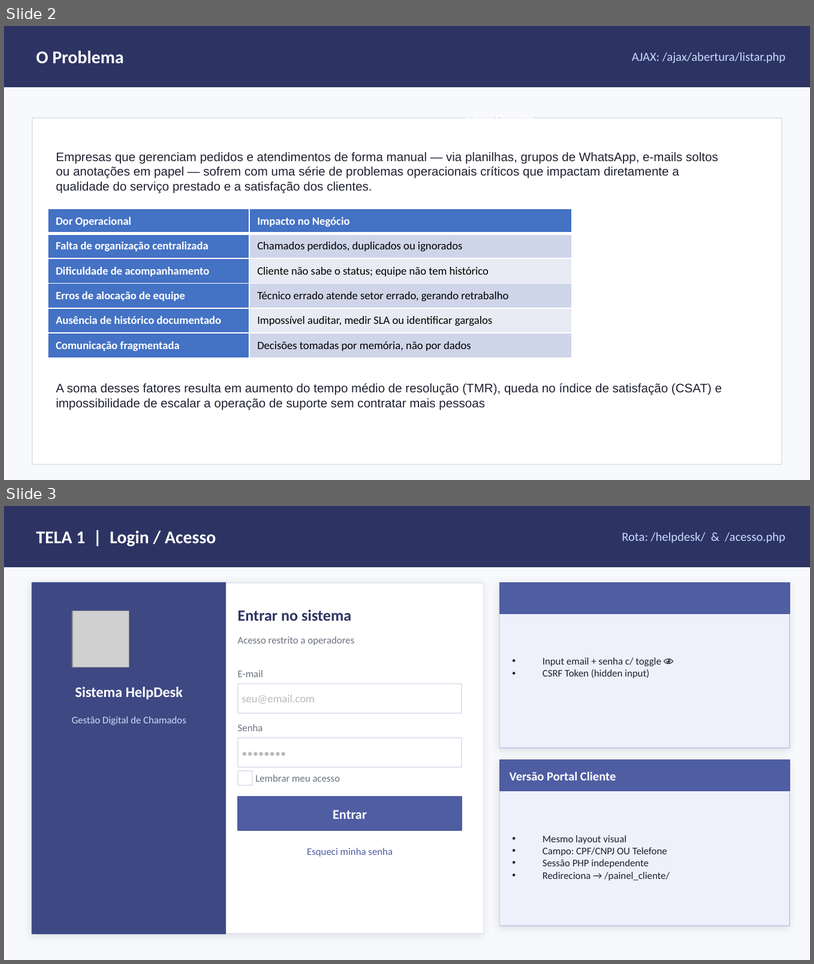
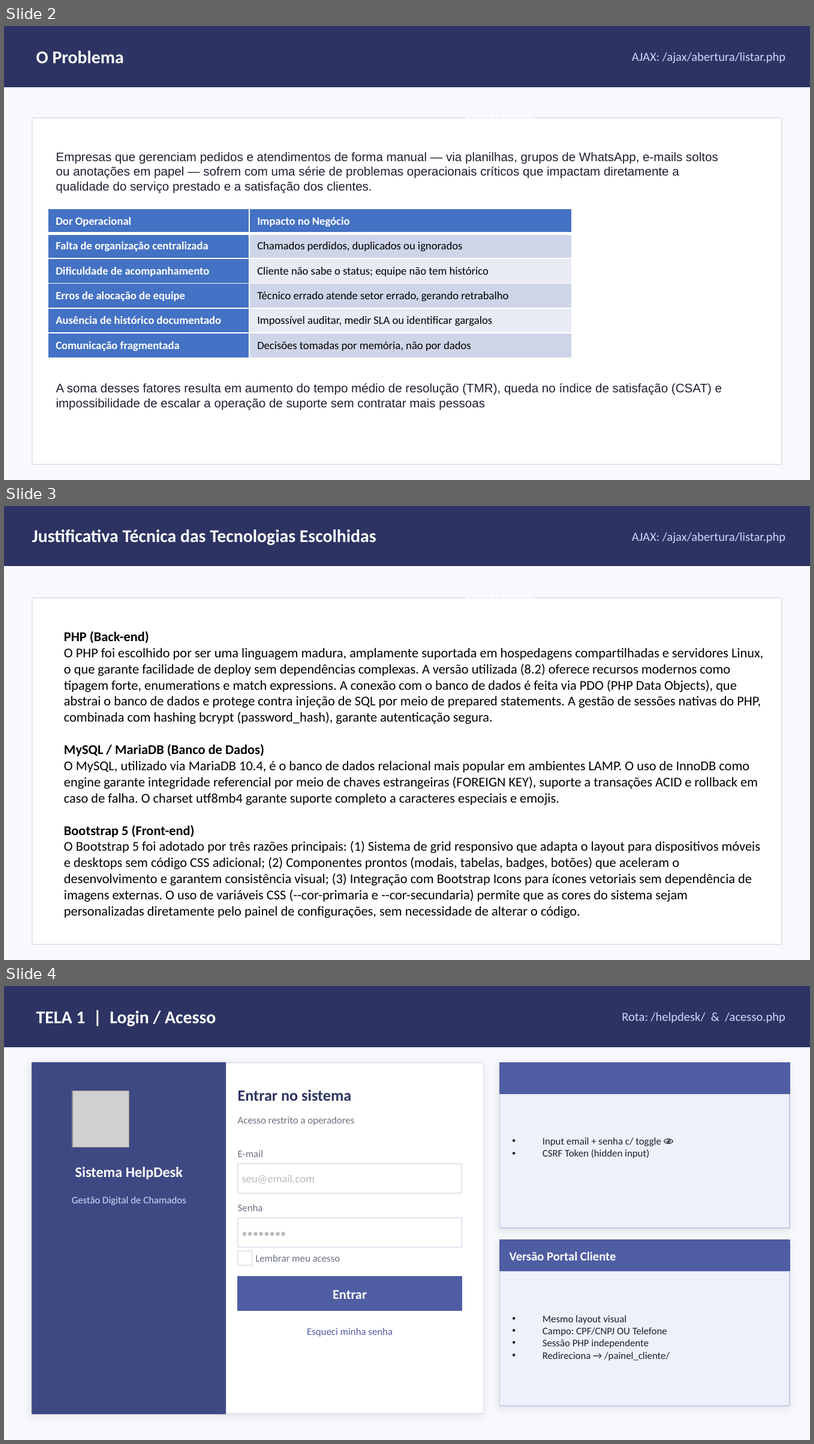
Before and after one commit to AnaPauladosReis/HelpDesk, a slide deck: HelpDesk_Apresentação.pptx. Shown one above the other, each under a label of ours: slides 2 and 3 before the commit, slides 2, 3 and 4 after it. The pictures are 814x964 and 814x1444 pixels, drawn with LibreOffice and Linux fonts; fonts in the diff are those of the drawing; grey boxes stand for pictures. Boxes give left, top, right and bottom in pixels: in the first picture for what was removed or moved away, otherwise in the second. Text is boxed around its words. In the diff, an @@ line names an element or a change of style, - is before the commit and + after.

```diff
--- a/HelpDesk_Apresentação.pptx
+++ b/HelpDesk_Apresentação.pptx
@@ slide 3 added at [4,506,810,960], background #F8F9FC @@
@@ rectangle added at [4,506,810,565], fill #2D3463, outline #2D3463 1 pt @@
@@ text added at [32,529,377,545], 16 pt, text #FFFFFF, bold @@
+Justificativa Técnica das Tecnologias Escolhidas
@@ text added at [632,532,786,543], 11 pt, text #CADCFC @@
+AJAX: /ajax/abertura/listar.php
@@ rectangle added at [32,598,782,944], fill #FFFFFF, outline #E2E5EF 1 pt @@
@@ text added at [64,631,764,918], 12 pt, text #000000 @@
+PHP (Back-end)
+O PHP foi escolhido por ser uma linguagem madura, amplamente suportada em hospedagens compartilhadas e servidores Linux, o que garante facilidade de deploy sem dependências complexas. A versão utilizada (8.2) oferece recursos modernos como tipagem forte, enumerations e match expressions. A conexão com o banco de dados é feita via PDO (PHP Data Objects), que abstrai o banco de dados e protege contra injeção de SQL por meio de prepared statements. A gestão de sessões nativas do PHP, combinada com hashing bcrypt (password_hash), garante autenticação segura.
+MySQL / MariaDB (Banco de Dados)
+O MySQL, utilizado via MariaDB 10.4, é o banco de dados relacional mais popular em ambientes LAMP. O uso de InnoDB como engine garante integridade referencial por meio de chaves estrangeiras (FOREIGN KEY), suporte a transações ACID e rollback em caso de falha. O charset utf8mb4 garante suporte completo a caracteres especiais e emojis.
+Bootstrap 5 (Front-end)
+O Bootstrap 5 foi adotado por três razões principais: (1) Sistema de grid responsivo que adapta o layout para dispositivos móveis e desktops sem código CSS adicional; (2) Componentes prontos (modais, tabelas, badges, botões) que aceleram o desenvolvimento e garantem consistência visual; (3) Integração com Bootstrap Icons para ícones vetoriais sem dependência de imagens externas. O uso de variáveis CSS (--cor-primaria e --cor-secundaria) permite que as cores do sistema sejam personalizadas diretamente pelo painel de configurações, sem necessidade de alterar o código.
@@ what was slide 3 is now slide 4 @@
```
Also in this commit, not shown: 1 slide changed, 1 other file.
